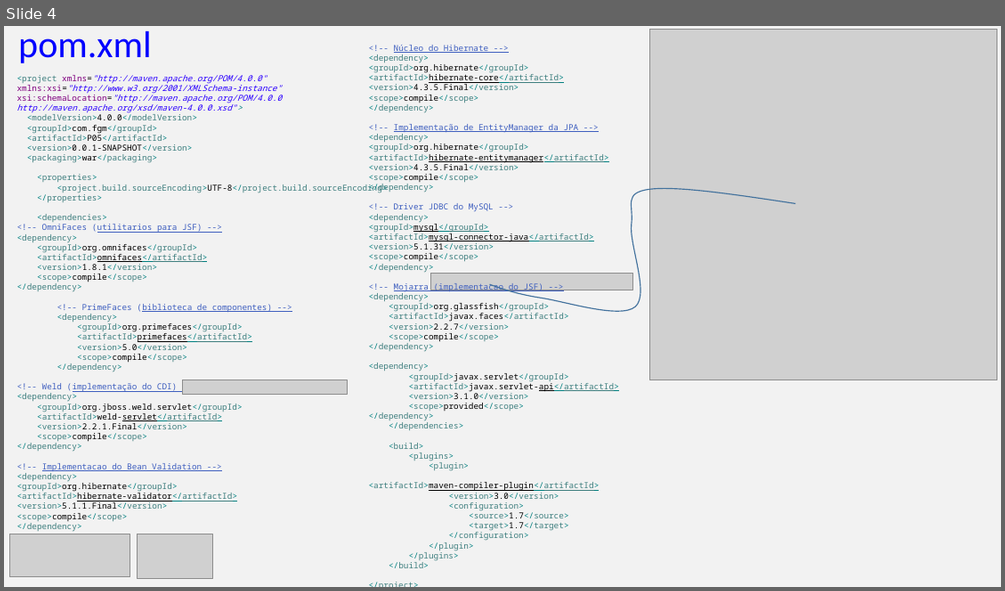
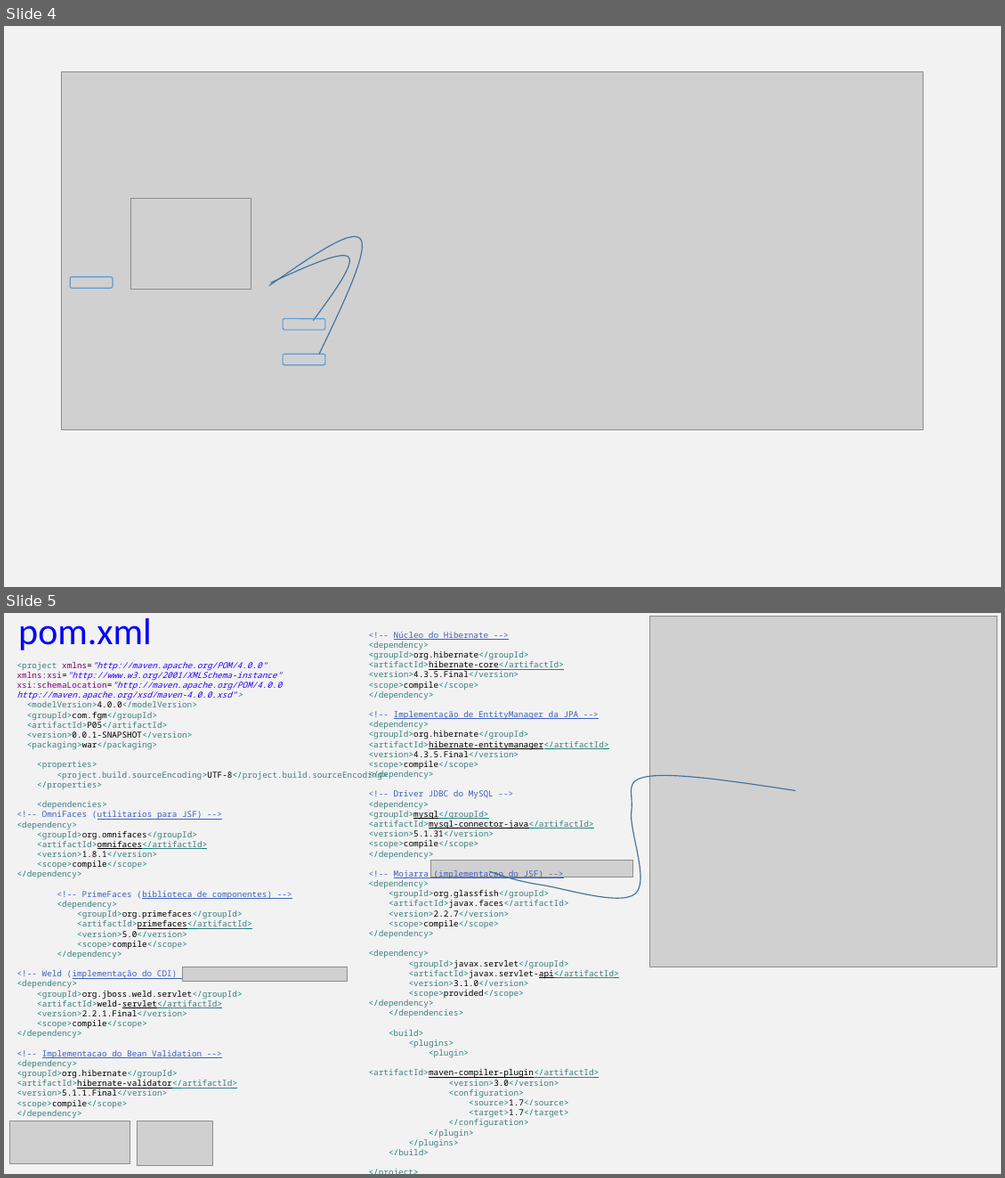
Before and after one commit to fabiogm6/_DocumentacaoGeral, a slide deck: MVC.pptx. Shown one above the other, each under a label of ours: slide 4 before the commit, slides 4 and 5 after it. The pictures are 1005x591 and 1005x1178 pixels, drawn with LibreOffice and Linux fonts; fonts in the diff are those of the drawing; grey boxes stand for pictures. Boxes give left, top, right and bottom in pixels: in the first picture for what was removed or moved away, otherwise in the second. Text is boxed around its words. In the diff, an @@ line names an element or a change of style, - is before the commit and + after.

```diff
--- a/MVC.pptx
+++ b/MVC.pptx
@@ slide 4 added at bbox=[4, 26, 1001, 587], background #F2F2F2 @@
@@ picture added at bbox=[62, 72, 923, 430] @@
@@ picture added at bbox=[130, 198, 251, 289] @@
@@ freeform shape added at bbox=[269, 236, 362, 354], outline #43739E 1 pt @@
@@ freeform shape added at bbox=[271, 256, 350, 321], outline #43739E 1 pt @@
@@ rounded rectangle added at bbox=[70, 276, 113, 288], outline #5B9BD5 1 pt @@
@@ rounded rectangle added at bbox=[283, 319, 325, 329], outline #5B9BD5 1 pt @@
@@ rounded rectangle added at bbox=[283, 354, 325, 365], outline #5B9BD5 1 pt @@
@@ what was slide 4 is now slide 5 @@
```
Also in this commit, not shown: 2 slides changed, 8 other slides added, 1 slide removed.
